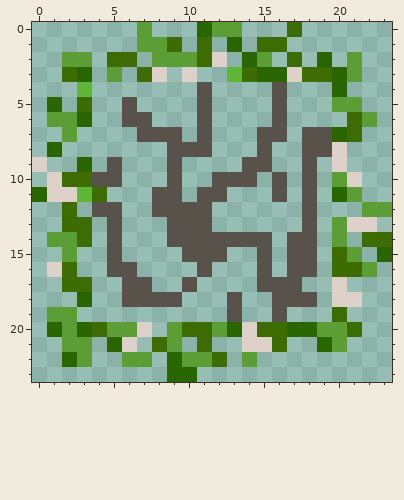
Two versions of one pixel-art sprite, textures/tree tweaks/awg_acacia_bush_extra.png. That is the earlier state.
The file is 24x24 pixels.
After:
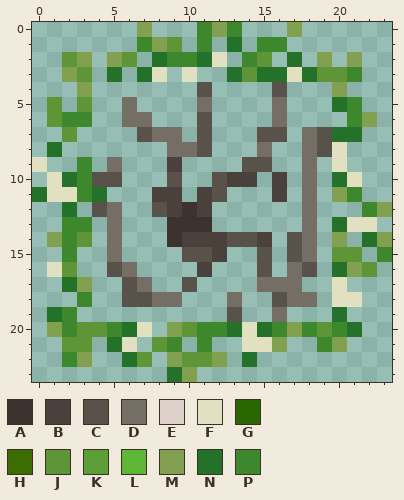
Palette (. is transparent): A #3c332f  B #4a403c  C #59524a  D #756e64  E #ded1c9  F #e1e0c1  G #296600  H #3d6c02  J #5e9536  K #5b9e35  L #5eb737  M #81a150  N #247129  P #3d872d
Changes in this commit:
@@ x 0..23 @@
- 0 .......K...GKK...H......
- 1 .......KKH.H.G.HH.......
- 2 ..KK.HH.KKKHE.GK.H.G.K..
- 3 ..HG.K.HE.E..LHGGEHHGK..
- 4 ...L.......C....C...G...
- 5 .G.H..C....C....C...KK..
- 6 .KKG..CC...C....C....HK.
- 7 ..K....CCC.C...CC.CCGH..
- 8 .G.......CCC...C..CCE...
- 9 E..G.C...C....CC..C.E...
-10 .EHHCC...C..CCC.C.C.KE..
-11 GEELH...CC.CC...C.C.GK..
-12 ..H.CC..CCCC......C...KK
-13 ..HH.C...CCC......C.KEE.
-14 .KKH.C...CCCCCCC.CC.K.HH
-15 ..K..C....CCC..C.CC.HK.G
-16 .EH..CC....C...C.CC.HHK.
-17 ..HH..CC..C....CCC..E...
-18 ...G..CCCC...C..CCC.EE..
-19 .KK..........C..C...H...
-20 .GKGHKKE.KHHKGEHHGGKKH..
-21 ..KK.GE.HK.H..EEH..GK...
-22 ..GK..KK.GKKH.K.........
-23 .........GG.............
+ 0 .......M...PMP...M......
+ 1 .......PMJ.P.N.PP.......
+ 2 ..JM.MJ.NPPNF.PJ.N.M.M..
+ 3 ..MJ.N.NF.F..NJNNFNJJP..
+ 4 ...M.......C....C...M...
+ 5 .J.J..D....D....D...NP..
+ 6 .JPP..DD...C....D....PM.
+ 7 ..J....CDD.C...CC.DCNN..
+ 8 .N.......DDC...D..DCF...
+ 9 F..P.D...B....CC..D.F...
+10 .FNPCC...C..CBB.B.D.NF..
+11 NFFPN...BB.BC...B.D.MP..
+12 ..N.CD..CBAB......D...PM
+13 ..PP.D...AAA......D.NFF.
+14 .MPJ.D...ABBBCCB.CD.M.NM
+15 ..P..D....CCB..C.CD.JJ.P
+16 .FJ..CD....B...C.DC.NMJ.
+17 ..NM..CD..C....DDD..F...
+18 ...P..CCDD...D..CDD.FF..
+19 .NP..........C..D...N...
+20 .MPJJPNF.MJPPNFNPMPJPN..
+21 ..JJ.NF.JP.P..FFM..PM...
+22 ..PM..NJ.MJJM.N.........
+23 .........NM.............
